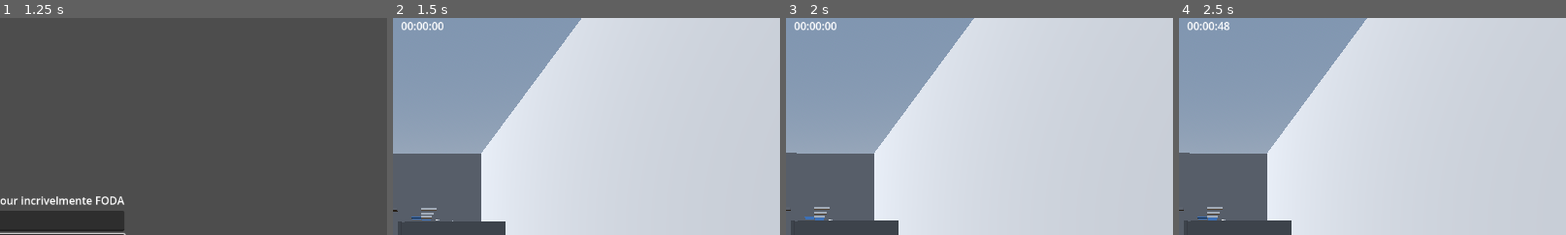
Above: before the commit, frames 1-4 (left to right).
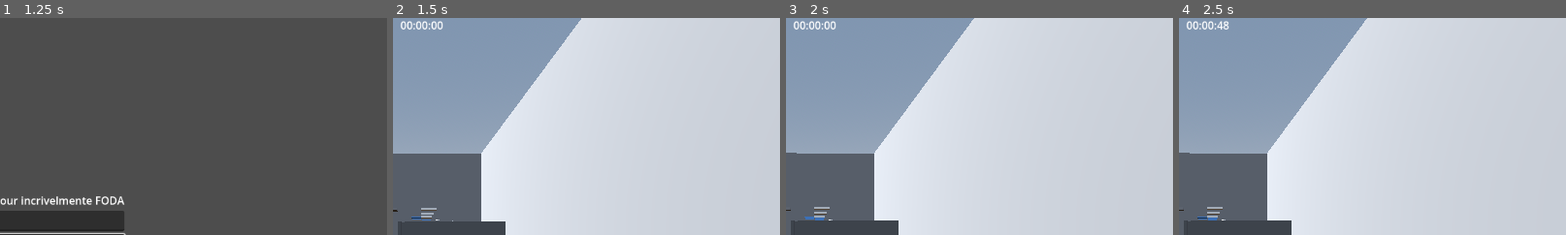
Above: after the commit, the same moments.

Repository: Hugouououo/UniGames
Game: Godot game, scene res://menu.tscn
Two runs of this game, one before a commit and one after it. Both use one fixed random seed, a clock stepped at 60 frames per second and the inputs below.
Inputs (mouse positions are % of the whole screen's width and height, from its top left):
- Up to frame 1 (1.25 s): click (50, 47) at 0.52 s; type "Alex" at 0.6 s; click (50, 52) at 0.75 s; type "12" at 0.83 s
- Up to frame 2 (1.5 s): click "Começar" at 1.25 s
- Up to frame 3 (2 s): no input
- Up to frame 4 (2.5 s): tap Enter (ui_accept) at 2, 2.27 s; move the mouse to (72, 45) at 2.02 s; hold Right (ui_right) from 2.03 s (still down); tap Shift (dash) at 2.1 s; click (72, 45) at 2.17 s
The pictures show only the part of the screen within x 46-96%, y 0-50%; the shares and areas given below are measured in that part.

Frame 1 is identical in both runs. In frame 2, 0.3% of the frame differs, in the area x 2-14%, y 1-6%; in frame 3, 0.3%; in frame 4, 0.3%.

Commit message:
Dois cronometros
Esta aparecendo dois cronometros, tentei tirar 1

Diff:
--- a/principal.tscn
+++ b/principal.tscn
@@ -192,6 +192,10 @@
 [node name="CanvasLayer2" type="CanvasLayer" parent="." unique_id=1361863849]
 
 [node name="InterfaceControles" parent="CanvasLayer2" unique_id=263033336 instance=ExtResource("2_m7tbw")]
+offset_left = -1.0
+offset_top = -1.0
+offset_right = -1.0
+offset_bottom = -1.0
 mouse_filter = 2
 
 [node name="Lava" type="Area3D" parent="." unique_id=1239579926]
@@ -458,7 +462,6 @@
 
 [node name="MultiMeshInstance3D" type="MultiMeshInstance3D" parent="Plataforme_mov5" unique_id=1326224690]
 
-
 [node name="CSGMesh3D2" type="CSGMesh3D" parent="Plataforme_mov5" unique_id=2042175376]
 transform = Transform3D(2.68607, 0, 0, 0, 1, 0, 0, 0, 6.8, 182.46173, -0.7903881, 12.08427)
 use_collision = true
@@ -604,4 +607,5 @@
 [node name="CollisionShape3D" type="CollisionShape3D" parent="Checkpoint2" unique_id=1010992438]
 transform = Transform3D(0.3401692, 0.07303186, -0.937524, 0, 0.99697965, 0.07766337, 0.94036424, -0.026418686, 0.3391418, -1.3213911, 1.042294, 1.817301)
 shape = SubResource("SphereShape3D_ynwup")
+
 [node name="Timer" parent="." unique_id=797562577 instance=ExtResource("17_ynwup")]
Not shown: 1 places in principal.tscn that only renumber resources
